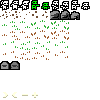
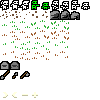
Comparing the layer stacks of the two 100×100 images. Changes:
painted on "Вставленный слой #1" over [0, 70, 30, 80]
